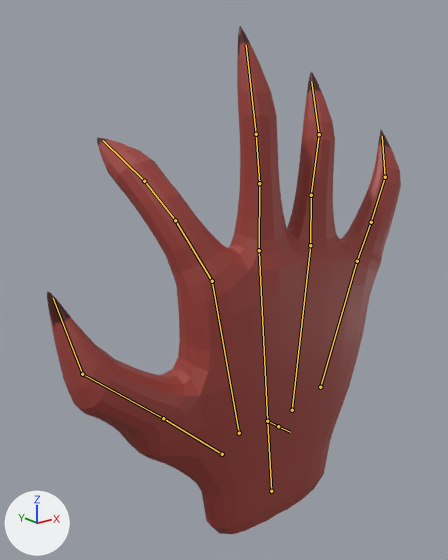
An edit to the FBX model Homework 3/Hand.fbx, drawn before and after from the same camera.
One viewpoint serves both versions: a 50 mm camera at (-7.52, -7.86, 5.89) aimed at (-0.18, 1.32, 2.22). Lighting does not change. The marker at lower left points along +X, +Y and +Z. The picture after the commit comes second. Both versions are drawn at frame 1 of the action 'AnimatedHand'; the numbers are the values there. The bones that change, and the others that lie on the model, are drawn over the model as lines.
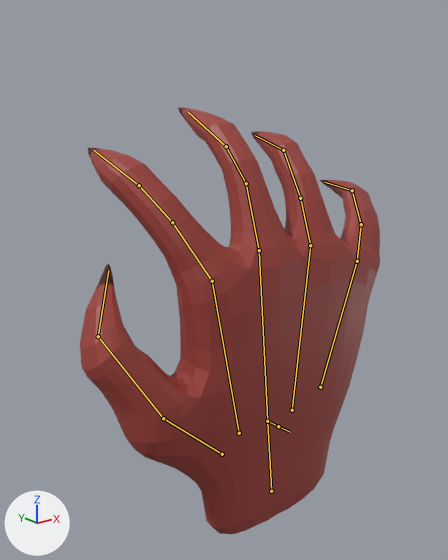
The change, as JSON lines over the scene's bpy script:
```json
{"block": "bone_bone_002", "where": "bone_bone_002 = bpy.data.objects['Trigger Animation'].pose.bones['Bone.002']  # child of 'Bone.001'"}
{"op": "set", "path": "bone_bone_002.rotation_quaternion", "old": "(1.0, 0.0, 0.0, 0.0)", "new": "(0.979, -0.131, 0.014, -0.154)", "note": "degrees (0, 0, 0) -> degrees (-15, -1, -18)"}
{"block": "bone_bone_003", "where": "bone_bone_003 = bpy.data.objects['Trigger Animation'].pose.bones['Bone.003']  # child of 'Bone.002'"}
{"op": "set", "path": "bone_bone_003.rotation_quaternion", "old": "(1.0, 0.0, 0.0, 0.0)", "new": "(0.979, -0.131, 0.014, -0.154)", "note": "degrees (0, 0, 0) -> degrees (-15, -1, -18)"}
{"block": "bone_bone_008", "where": "bone_bone_008 = bpy.data.objects['Trigger Animation'].pose.bones['Bone.008']  # child of 'Bone.004'"}
{"op": "set", "path": "bone_bone_008.rotation_quaternion", "old": "(0.99, -0.141, -0.002, 0.014)", "new": "(0.988, -0.147, -0.018, 0.04)", "note": "degrees (-16, 0, 2) -> degrees (-17, -1, 5)"}
{"block": "bone_bone_009", "where": "bone_bone_009 = bpy.data.objects['Trigger Animation'].pose.bones['Bone.009']  # child of 'Bone.008'"}
{"op": "set", "path": "bone_bone_009.rotation_quaternion", "old": "(0.99, -0.141, -0.002, 0.014)", "new": "(0.988, -0.147, -0.018, 0.04)", "note": "degrees (-16, 0, 2) -> degrees (-17, -1, 5)"}
{"block": "bone_bone_010", "where": "bone_bone_010 = bpy.data.objects['Trigger Animation'].pose.bones['Bone.010']  # child of 'Bone.009'"}
{"op": "set", "path": "bone_bone_010.rotation_quaternion", "old": "(0.99, -0.141, -0.002, 0.014)", "new": "(0.988, -0.147, -0.018, 0.04)", "note": "degrees (-16, 0, 2) -> degrees (-17, -1, 5)"}
{"block": "bone_bone_011", "where": "bone_bone_011 = bpy.data.objects['Trigger Animation'].pose.bones['Bone.011']  # child of 'Bone.020'"}
{"op": "set", "path": "bone_bone_011.rotation_quaternion", "old": "(1.0, 0.0, 0.0, 0.0)", "new": "(0.985, -0.173, -0.006, 0.002)", "note": "degrees (0, 0, 0) -> degrees (-20, -1, 0)"}
{"block": "bone_bone_012", "where": "bone_bone_012 = bpy.data.objects['Trigger Animation'].pose.bones['Bone.012']  # child of 'Bone.011'"}
{"op": "set", "path": "bone_bone_012.rotation_quaternion", "old": "(1.0, 0.0, 0.0, 0.0)", "new": "(0.985, -0.173, -0.006, 0.002)", "note": "degrees (0, 0, 0) -> degrees (-20, -1, 0)"}
{"block": "bone_bone_013", "where": "bone_bone_013 = bpy.data.objects['Trigger Animation'].pose.bones['Bone.013']  # child of 'Bone.012'"}
{"op": "set", "path": "bone_bone_013.rotation_quaternion", "old": "(1.0, 0.0, 0.0, 0.0)", "new": "(0.985, -0.173, -0.006, 0.002)", "note": "degrees (0, 0, 0) -> degrees (-20, -1, 0)"}
{"block": "bone_bone_014", "where": "bone_bone_014 = bpy.data.objects['Trigger Animation'].pose.bones['Bone.014']  # child of 'Bone.006'"}
{"op": "set", "path": "bone_bone_014.rotation_quaternion", "old": "(1.0, 0.0, 0.0, 0.0)", "new": "(0.985, -0.169, -0.029, 0.022)", "note": "degrees (0, 0, 0) -> degrees (-20, -3, 3)"}
{"block": "bone_bone_015", "where": "bone_bone_015 = bpy.data.objects['Trigger Animation'].pose.bones['Bone.015']  # child of 'Bone.014'"}
{"op": "set", "path": "bone_bone_015.rotation_quaternion", "old": "(1.0, 0.0, 0.0, 0.0)", "new": "(0.985, -0.169, -0.029, 0.022)", "note": "degrees (0, 0, 0) -> degrees (-20, -3, 3)"}
{"block": "bone_bone_016", "where": "bone_bone_016 = bpy.data.objects['Trigger Animation'].pose.bones['Bone.016']  # child of 'Bone.015'"}
{"op": "set", "path": "bone_bone_016.rotation_quaternion", "old": "(1.0, 0.0, 0.0, 0.0)", "new": "(0.985, -0.169, -0.029, 0.022)", "note": "degrees (0, 0, 0) -> degrees (-20, -3, 3)"}
{"block": "bone_bone_017", "where": "bone_bone_017 = bpy.data.objects['Trigger Animation'].pose.bones['Bone.017']  # child of 'Bone.007'"}
{"op": "set", "path": "bone_bone_017.rotation_quaternion", "old": "(1.0, 0.0, 0.0, 0.0)", "new": "(0.984, -0.179, 0.0, -0.003)", "note": "degrees (0, 0, 0) -> degrees (-21, 0, 0)"}
{"block": "bone_bone_018", "where": "bone_bone_018 = bpy.data.objects['Trigger Animation'].pose.bones['Bone.018']  # child of 'Bone.017'"}
{"op": "set", "path": "bone_bone_018.rotation_quaternion", "old": "(1.0, 0.0, 0.0, 0.0)", "new": "(0.984, -0.179, 0.0, -0.003)", "note": "degrees (0, 0, 0) -> degrees (-21, 0, 0)"}
{"block": "bone_bone_019", "where": "bone_bone_019 = bpy.data.objects['Trigger Animation'].pose.bones['Bone.019']  # child of 'Bone.018'"}
{"op": "set", "path": "bone_bone_019.rotation_quaternion", "old": "(1.0, 0.0, 0.0, 0.0)", "new": "(0.984, -0.179, 0.0, -0.003)", "note": "degrees (0, 0, 0) -> degrees (-21, 0, 0)"}
```

Changed parts and their boxes (x1, y1, x2, y2) in the pictures (448 x 560 px):
```json
{"object": "Cube.002", "change": "posed", "before": [47, 26, 401, 534], "after": [80, 107, 380, 534], "on screen": "15% narrower, 16% shorter"}
{"bone": "Bone.002", "before": "(163, 418) to (82, 374)", "after": "(163, 418) to (98, 336)"}
{"bone": "Bone.003", "before": "(82, 374) to (53, 298)", "after": "(98, 336) to (108, 270)"}
{"bone": "Bone.008", "before": "(212, 281) to (175, 220)", "after": "(212, 281) to (172, 222)"}
{"bone": "Bone.009", "before": "(175, 220) to (144, 181)", "after": "(172, 222) to (139, 185)"}
{"bone": "Bone.010", "before": "(144, 181) to (103, 140)", "after": "(139, 185) to (93, 150)"}
{"bone": "Bone.011", "before": "(259, 250) to (259, 183)", "after": "(259, 250) to (246, 183)"}
{"bone": "Bone.012", "before": "(259, 183) to (256, 134)", "after": "(246, 183) to (226, 146)"}
{"bone": "Bone.013", "before": "(256, 134) to (246, 45)", "after": "(226, 146) to (188, 112)"}
{"bone": "Bone.014", "before": "(310, 245) to (311, 195)", "after": "(310, 245) to (300, 198)"}
{"bone": "Bone.015", "before": "(311, 195) to (319, 134)", "after": "(300, 198) to (283, 150)"}
{"bone": "Bone.016", "before": "(319, 134) to (311, 81)", "after": "(283, 150) to (255, 135)"}
{"bone": "Bone.017", "before": "(357, 261) to (371, 222)", "after": "(357, 261) to (361, 224)"}
{"bone": "Bone.018", "before": "(371, 222) to (385, 177)", "after": "(361, 224) to (352, 190)"}
{"bone": "Bone.019", "before": "(385, 177) to (382, 136)", "after": "(352, 190) to (324, 182)"}
```
